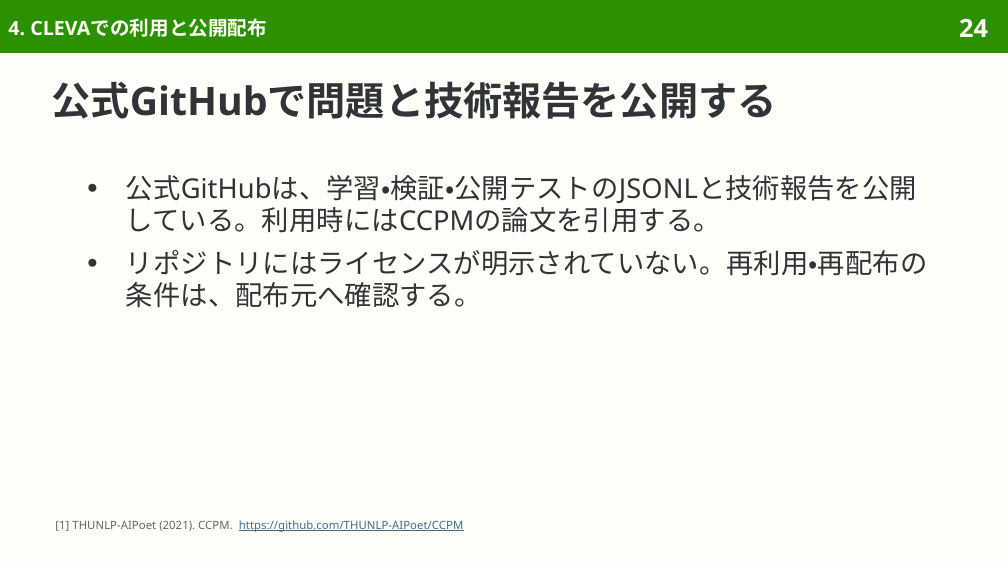
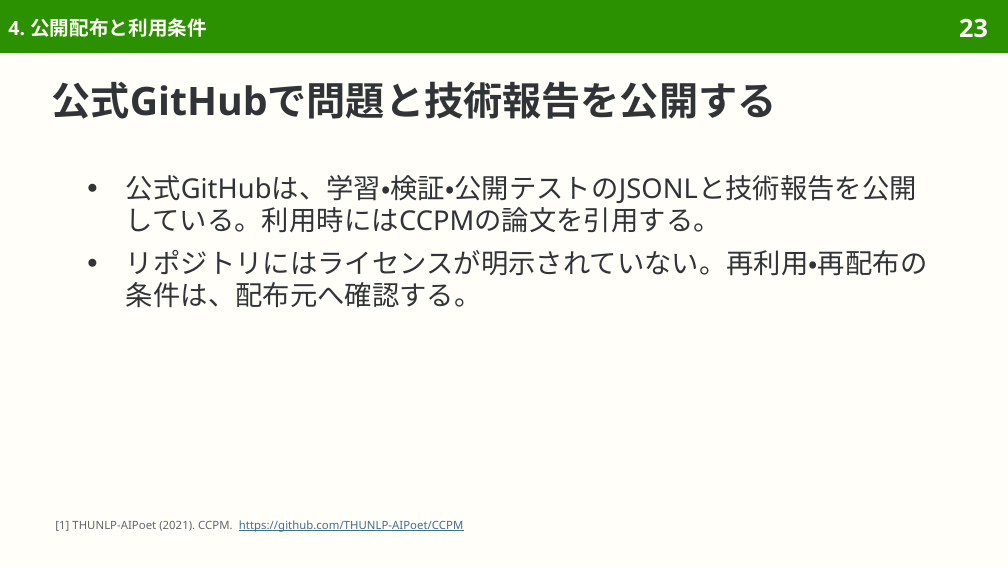
Before and after one commit to sasakiy84/datasets-in-10-minutes, a slide deck: slide 23 of slides/datasets-in-10-minutes-ccpm.pptx (slide 24 before the commit). Drawn at 1008x567 pixels with LibreOffice and Linux fonts; fonts in the diff are those of the drawing. Boxes give left, top, right and bottom in pixels: in the first picture for what was removed or moved away, otherwise in the second. Text is boxed around its words. In the diff, an @@ line names an element or a change of style, - is before the commit and + after.

```diff
--- a/slides/datasets-in-10-minutes-ccpm.pptx
+++ b/slides/datasets-in-10-minutes-ccpm.pptx
@@ title at (x1=8, y1=18, x2=207, y2=37): text changed @@
-4. CLEVAでの利用と公開配布
+4. 公開配布と利用条件
@@ page number at (x1=959, y1=18, x2=988, y2=38): text changed @@
-24
+23
```
Also in this commit, not shown: 5 other slides changed, 2 slides removed, 46 other files.
